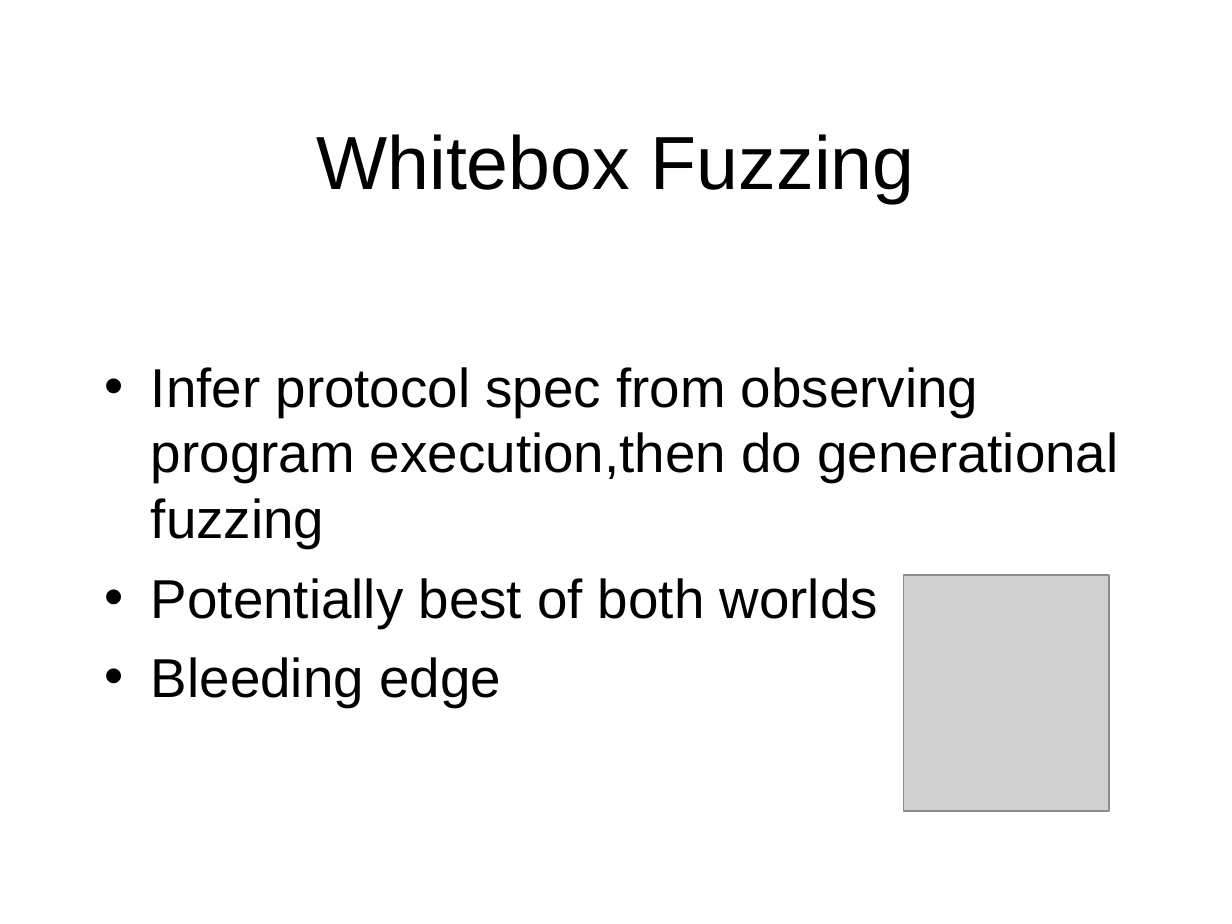
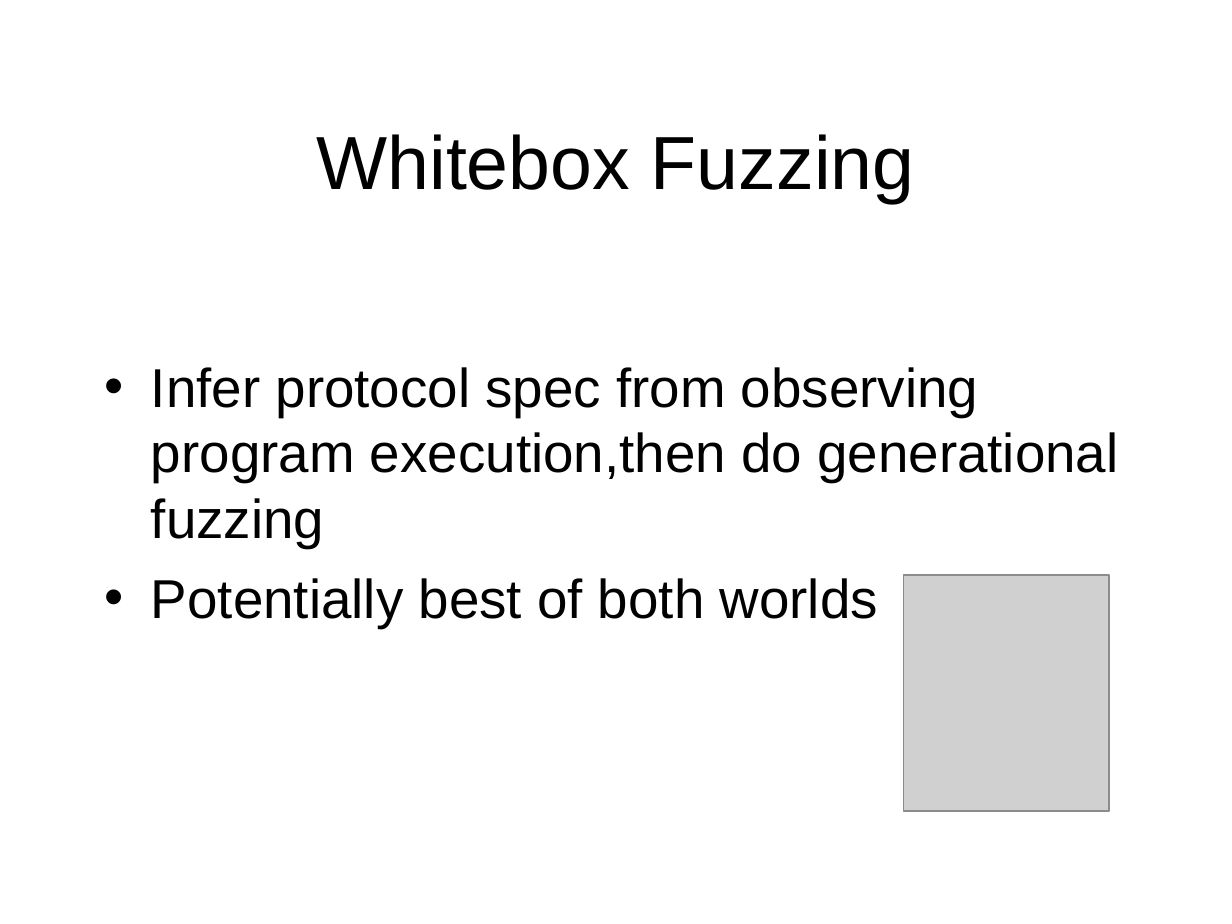
Before and after one commit to wei-le/programanalysiscourse, a slide deck: slide 25 of 2022/lecturenotes/2.testinputgeneration/3.fuzzingslidesadaptedfromTal.ppt. Drawn at 1232x924 pixels with LibreOffice and Linux fonts; fonts in the diff are those of the drawing; grey boxes stand for pictures. Boxes give left, top, right and bottom in pixels: in the first picture for what was removed or moved away, otherwise in the second. Text is boxed around its words. In the diff, an @@ line names an element or a change of style, - is before the commit and + after.

```diff
--- a/2022/lecturenotes/2.testinputgeneration/3.fuzzingslidesadaptedfromTal.ppt
+++ b/2022/lecturenotes/2.testinputgeneration/3.fuzzingslidesadaptedfromTal.ppt
@@ text at (151,657,501,707): paragraph removed @@
-• Bleeding edge
```
Also in this commit, not shown: 18 other files.
